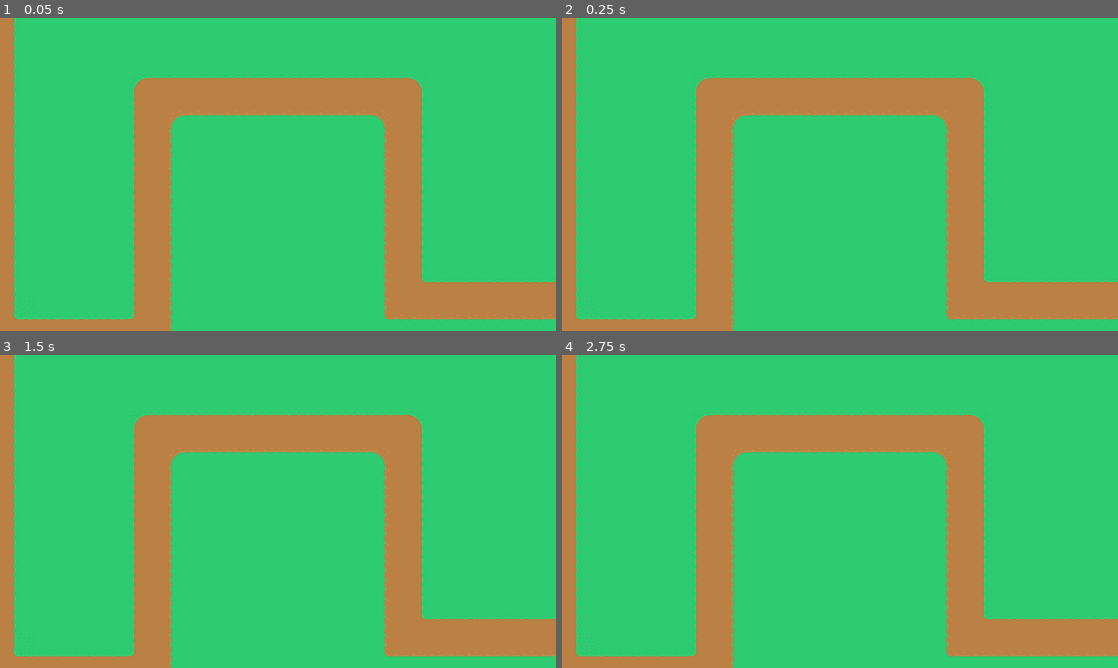
Above: before the commit, frames 1-4 (two rows, left to right).
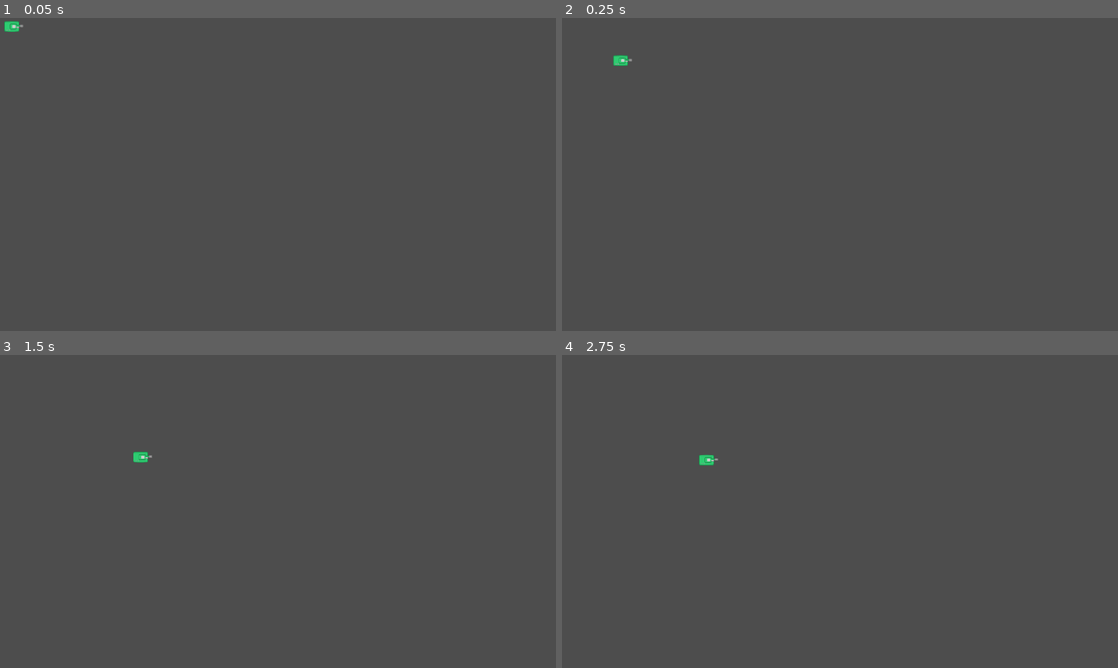
Above: after the commit, the same moments.

Repository: absolve/machine-TD
Game: Godot game, scene res://scene/map.tscn
The game is run twice, just before and just after one commit, with the same random seed, the same clock (stepped at 60 frames per second) and the same inputs. This scene is started directly instead of the project's main scene.
Inputs:
- Up to frame 1 (0.05 s): no input
- Up to frame 2 (0.25 s): no input
- Up to frame 3 (1.5 s): no input
- Up to frame 4 (2.75 s): no input

The runs differ from the first frame. In frame 1, 100% of the frame differs, in the area x 0-100%, y 0-100%; in frame 2, 100%; in frame 3, 100%; in frame 4, 100%.

Commit message:
更新功能

Diff:
--- a/machine-td/project.godot
+++ b/machine-td/project.godot
@@ -19,6 +19,8 @@
 
 window/size/viewport_width=1920
 window/size/viewport_height=1080
+window/size/window_width_override=960
+window/size/window_height_override=540
 window/stretch/mode="viewport"
 
 [layer_names]
--- a/machine-td/scene/enemy.tscn
+++ b/machine-td/scene/enemy.tscn
@@ -15,4 +15,4 @@
 
 [node name="shape" type="CollisionShape2D" parent="radar"]
 
-[node name="turret" type="Sprite2D" parent="."]
+[node name="turret" type="AnimatedSprite2D" parent="."]
--- a/machine-td/scene/map.tscn
+++ b/machine-td/scene/map.tscn
@@ -1,7 +1,8 @@
-[gd_scene load_steps=5 format=4 uid="uid://c0rd5oseij63o"]
+[gd_scene load_steps=7 format=4 uid="uid://c0rd5oseij63o"]
 
 [ext_resource type="Script" uid="uid://cgdxoyy80vpqi" path="res://script/map.gd" id="1_rgtto"]
 [ext_resource type="Texture2D" uid="uid://b85d7hnm7nf8j" path="res://sprite/towerDefense_tilesheet.png" id="2_wpp1k"]
+[ext_resource type="PackedScene" uid="uid://bf8vkrw335d0" path="res://scene/miniTank.tscn" id="3_h0nt1"]
 
 [sub_resource type="TileSetAtlasSource" id="TileSetAtlasSource_h0nt1"]
 texture = ExtResource("2_wpp1k")
@@ -310,9 +311,22 @@
 tile_size = Vector2i(64, 64)
 sources/1 = SubResource("TileSetAtlasSource_h0nt1")
 
+[sub_resource type="Curve2D" id="Curve2D_wpp1k"]
+_data = {
+"points": PackedVector2Array(0, 0, 0, 0, 496, 360, 0, 0, 0, 0, 600, 240, 0, 0, 0, 0, 1408, 248, 0, 0, 0, 0, 1408, 888, 0, 0, 0, 0, 1472, 960, 0, 0, 0, 0, 1920, 968, 0, 0, 0, 0, 488, 1088, 0, 0, 0, 0, 496, 360)
+}
+point_count = 8
+
 [node name="map" type="Node2D"]
 script = ExtResource("1_rgtto")
 
 [node name="TileMapLayer" type="TileMapLayer" parent="."]
+visible = false
 tile_map_data = PackedByteArray("AAAAABAAAQAAAAIAAAAAAA8AAQAAAAEAAAAAAA4AAQAAAAEAAAAAAA0AAQAAAAEAAAABABAAAQABAAIAAAACAB …(8080 unchanged characters)…
 tile_set = SubResource("TileSet_h0nt1")
+metadata/_edit_lock_ = true
+
+[node name="Path2D" type="Path2D" parent="."]
+curve = SubResource("Curve2D_wpp1k")
+
+[node name="enemy" parent="." instance=ExtResource("3_h0nt1")]
--- a/machine-td/scene/miniTank.tscn
+++ b/machine-td/scene/miniTank.tscn
@@ -1,5 +1,60 @@
-[gd_scene load_steps=2 format=3 uid="uid://bf8vkrw335d0"]
+[gd_scene load_steps=10 format=3 uid="uid://bf8vkrw335d0"]
 
 [ext_resource type="PackedScene" uid="uid://bpt2onorpqp5q" path="res://scene/enemy.tscn" id="1_6peud"]
+[ext_resource type="Script" uid="uid://de1xh8lbgnoye" path="res://script/mini_tank.gd" id="2_pd3il"]
+[ext_resource type="Texture2D" uid="uid://b85d7hnm7nf8j" path="res://sprite/towerDefense_tilesheet.png" id="2_yg2f7"]
+
+[sub_resource type="AtlasTexture" id="AtlasTexture_pd3il"]
+atlas = ExtResource("2_yg2f7")
+region = Rect2(960, 704, 64, 64)
+
+[sub_resource type="SpriteFrames" id="SpriteFrames_bmskb"]
+animations = [{
+"frames": [{
+"duration": 1.0,
+"texture": SubResource("AtlasTexture_pd3il")
+}],
+"loop": true,
+"name": &"default",
+"speed": 5.0
+}]
+
+[sub_resource type="RectangleShape2D" id="RectangleShape2D_yg2f7"]
+size = Vector2(40, 20)
+
+[sub_resource type="CircleShape2D" id="CircleShape2D_yg2f7"]
+radius = 100.0
+
+[sub_resource type="AtlasTexture" id="AtlasTexture_yg2f7"]
+atlas = ExtResource("2_yg2f7")
+region = Rect2(960, 768, 64, 64)
+
+[sub_resource type="SpriteFrames" id="SpriteFrames_pd3il"]
+animations = [{
+"frames": [{
+"duration": 1.0,
+"texture": SubResource("AtlasTexture_yg2f7")
+}],
+"loop": true,
+"name": &"default",
+"speed": 5.0
+}]
 
 [node name="enemy" instance=ExtResource("1_6peud")]
+script = ExtResource("2_pd3il")
+
+[node name="base" parent="." index="0"]
+sprite_frames = SubResource("SpriteFrames_bmskb")
+
+[node name="shape" parent="body" index="0"]
+shape = SubResource("RectangleShape2D_yg2f7")
+
+[node name="radar" parent="." index="2"]
+visible = false
+
+[node name="shape" parent="radar" index="0"]
+shape = SubResource("CircleShape2D_yg2f7")
+
+[node name="turret" parent="." index="3"]
+sprite_frames = SubResource("SpriteFrames_pd3il")
+offset = Vector2(10, 0)
--- a/machine-td/script/enemy.gd
+++ b/machine-td/script/enemy.gd
@@ -4,5 +4,5 @@
 var speed  #移动速度
 var vec=Vector2.ZERO
 var target=[] #目标
-
-@onready var ani=$ani
+var points=[]
+var pointIndex=0
--- a/machine-td/script/map.gd
+++ b/machine-td/script/map.gd
@@ -1 +1,12 @@
 extends Node2D
+
+
+@onready var path=$Path2D
+@onready var enemy=$enemy
+
+var points=[]
+
+func _ready():
+	points=path.curve.get_baked_points()
+	#print(points)
+	enemy.points=points
--- /dev/null
+++ b/machine-td/script/mini_tank.gd
@@ -0,0 +1,18 @@
+extends "res://script/enemy.gd"
+
+
+func _ready():
+	speed=1000
+
+
+func _physics_process(delta):
+	if points.size()==0:
+		return
+	var target =points[pointIndex]
+	print(position.distance_to(target))
+	if position.distance_to(target) < 1:
+		print(pointIndex)
+		pointIndex=wrapi(pointIndex+1, 0,points.size())
+		target =points[pointIndex]
+	vec = (target - position).normalized() * speed
+	position+=vec*delta
Not shown, added: machine-td/script/mini_tank.gd.uid
